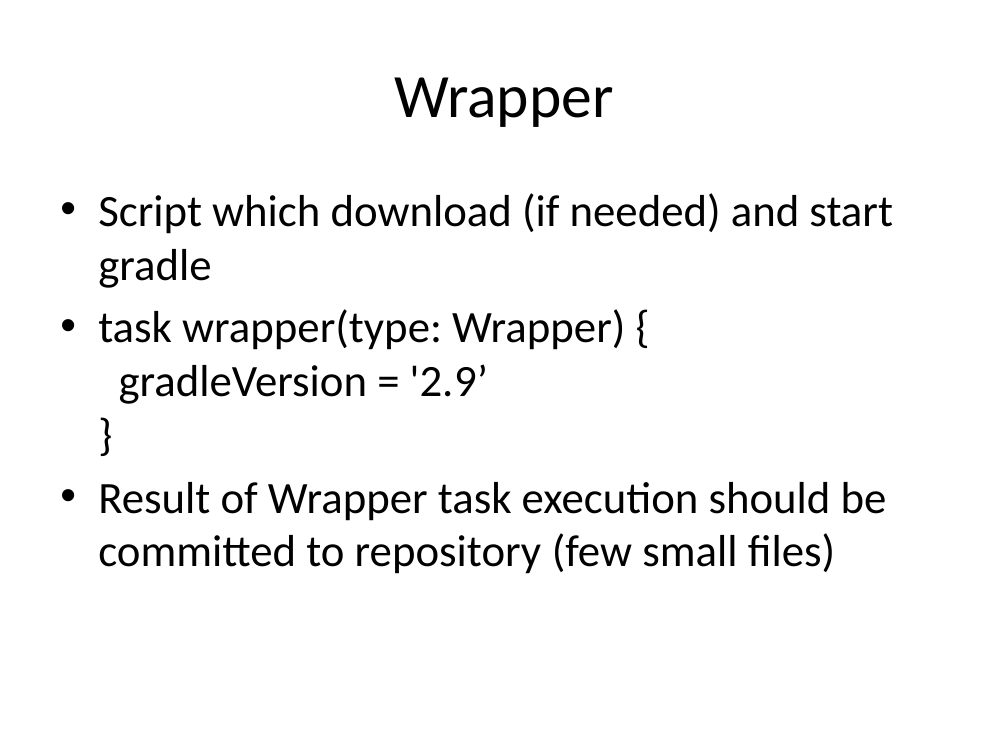
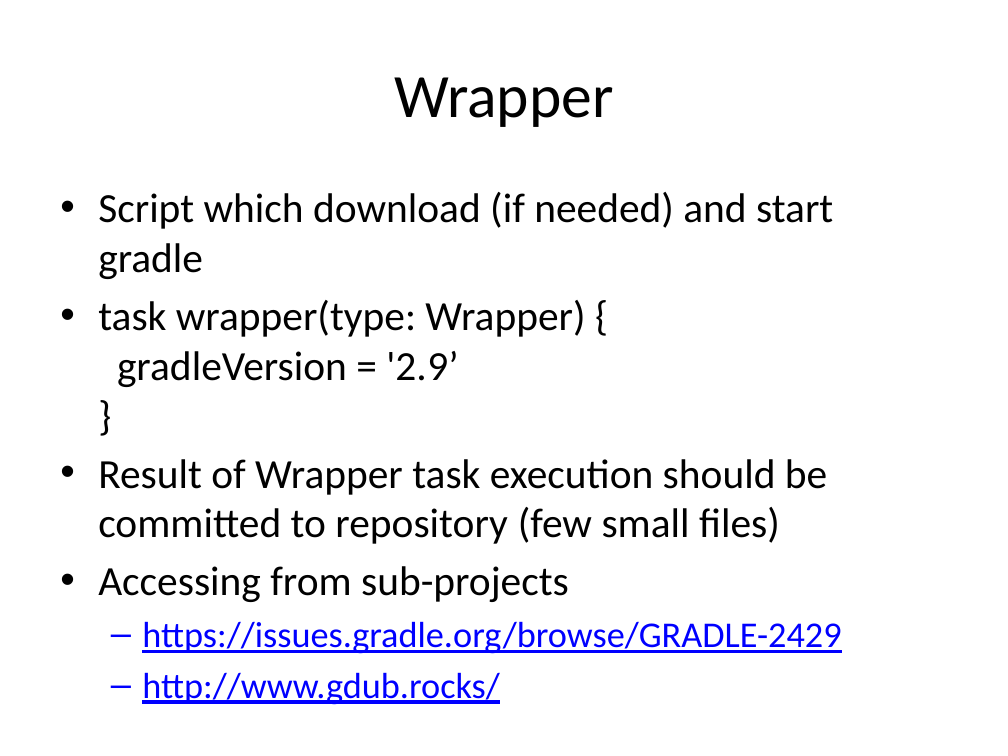
Before and after one commit to alaczynski/gradle-intoducion, a slide deck: slide 27 of Introduction to Gradle.pptx. Drawn at 1008x756 pixels with LibreOffice and Linux fonts; fonts in the diff are those of the drawing. Boxes give left, top, right and bottom in pixels: in the first picture for what was removed or moved away, otherwise in the second. Text is boxed around its words. In the diff, an @@ line names an element or a change of style, - is before the commit and + after.

Commit message:
update

```diff
--- a/Introduction to Gradle.pptx
+++ b/Introduction to Gradle.pptx
@@ text at <box>98,192,833,544</box>: size 32 to 29.6 pt in "Script which download (if needed) and start ...", "task wrapper(type: Wrapper) { gradleVersion = '2.9’ ...", "Result of Wrapper task execution should be ..." @@
@@ text at <box>98,566,841,654</box>: paragraphs added @@
+• Accessing from sub-projects
+  – https://issues.gradle.org/browse/GRADLE-2429
+  – http://www.gdub.rocks/
```
Also in this commit, not shown: 1 other slide changed.
